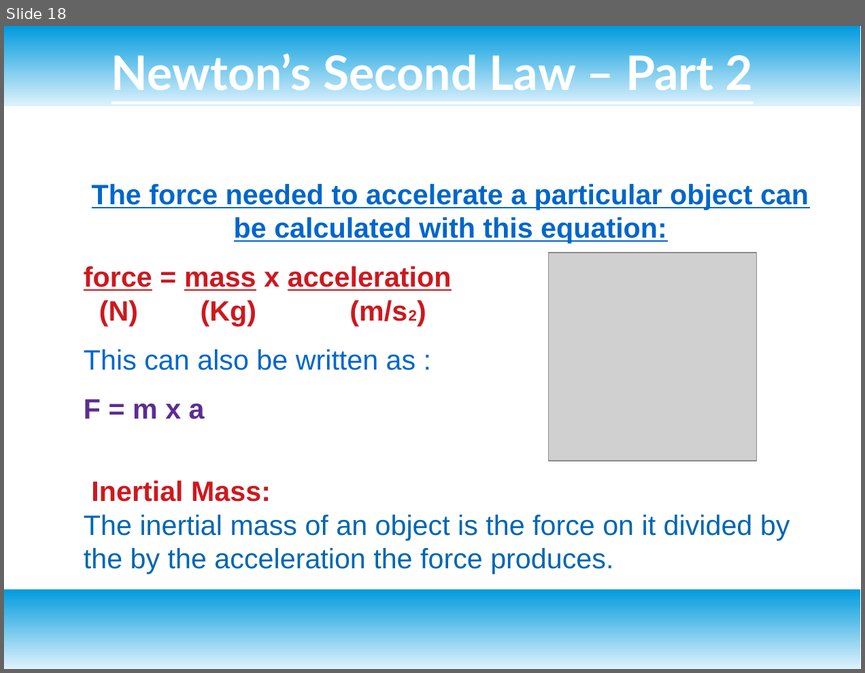
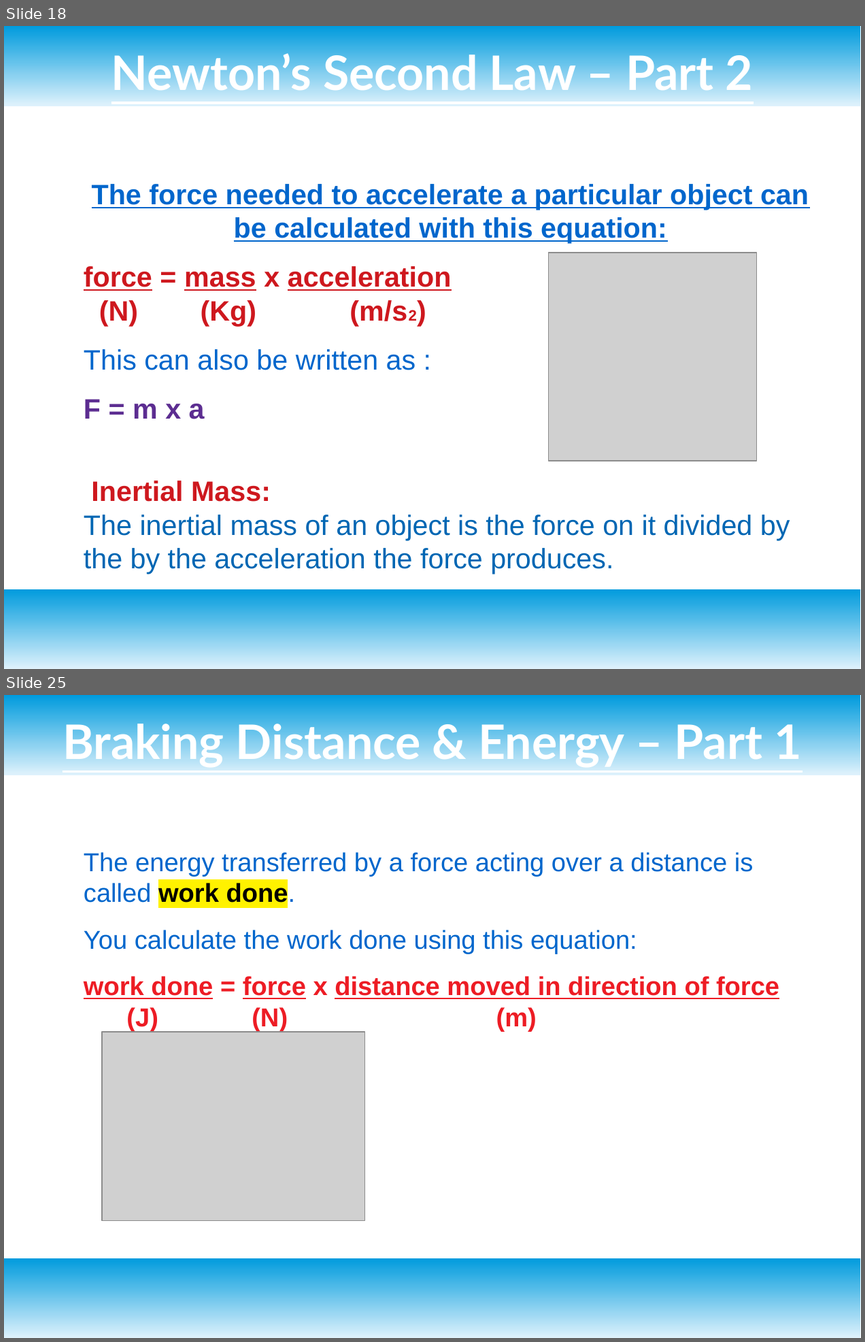
Before and after one commit to fizah05/physics, a slide deck: physicsunit123.odp. Shown one above the other, each under a label of ours: slide 18 before the commit, slides 18 and 25 after it; the slides between them are not shown. The pictures are 865x673 and 865x1342 pixels, drawn with LibreOffice and Linux fonts; fonts in the diff are those of the drawing; grey boxes stand for pictures. Boxes give left, top, right and bottom in pixels: in the first picture for what was removed or moved away, otherwise in the second. Text is boxed around its words. In the diff, an @@ line names an element or a change of style, - is before the commit and + after.

```diff
--- a/physicsunit123.odp
+++ b/physicsunit123.odp
@@ slide 25 added at (4,695,861,1338), background #FFFFFF; not listed: 2 template elements that a slide beside it also shows @@
@@ title added at (62,718,802,768), 44 pt, text #FFFFFF, bold, underline @@
+Braking Distance & Energy – Part 1
@@ text added at (84,852,779,1032), 24 pt, text #0066CC @@
+The energy transferred by a force acting over a distance is called work done.
+You calculate the work done using this equation:
+work done = force x distance moved in direction of force
+(J) (N) (m)
@@ picture added at (102,1032,366,1221) @@
```
Also in this commit, not shown: 1 slide changed, 6 other slides added, 1 other file.
